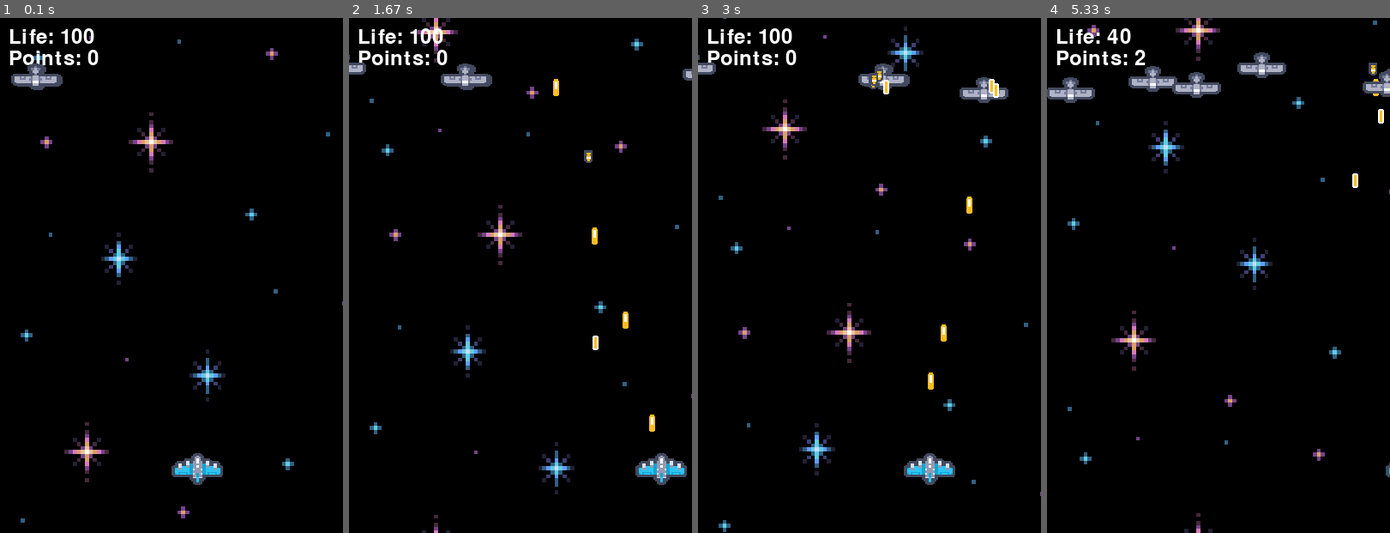
Above: before the commit, frames 1-4 (left to right).
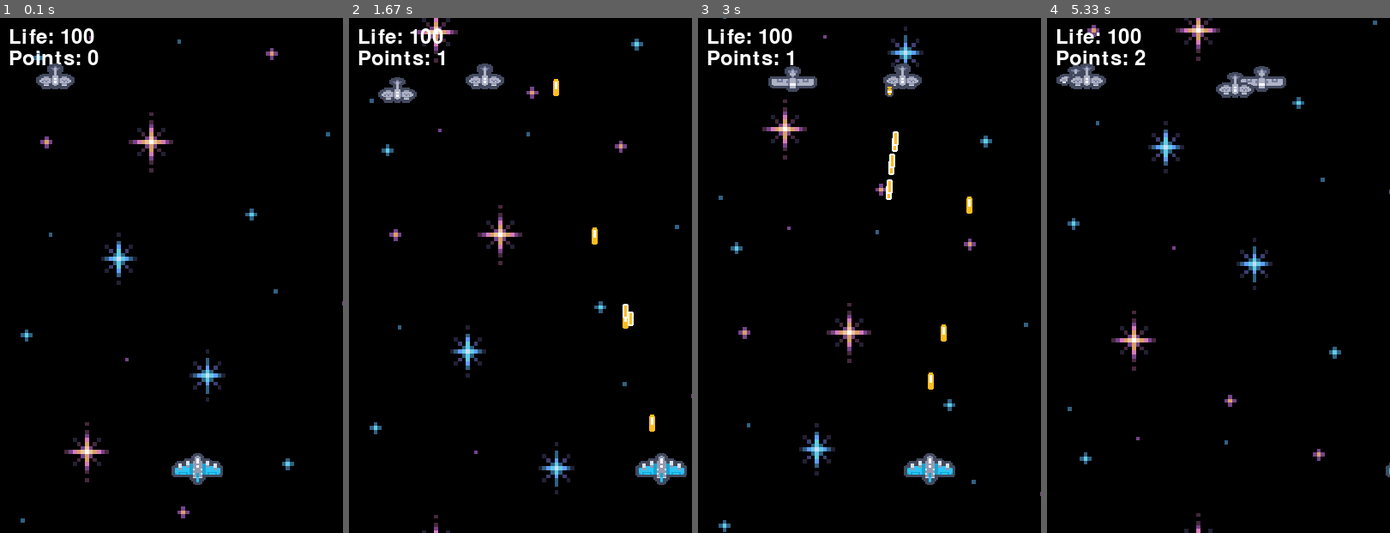
Above: after the commit, the same moments.

Repository: Luisero/air_plane_pygame_example
Game: pygame game, started from main.py
Two runs of this game, one before a commit and one after it. Both use one fixed random seed, a clock stepped at 60 frames per second and the inputs below.
Inputs:
- Up to frame 1 (0.1 s): no input
- Up to frame 2 (1.67 s): tap Space at 0.33, 0.73, 1.03, 1.23, 1.53 s; hold D 0.67-1.13 s; hold D 1.17-1.63 s
- Up to frame 3 (3 s): hold A 1.67-2.2 s; tap Space at 1.73, 2.03, 2.3, 2.6, 2.73 s; hold A 2.23-2.63 s; hold D from 2.67 s (still down)
- Up to frame 4 (5.33 s): tap Space at 3.03, 3.4, 3.7, 3.9, 4.2, 4.4, 4.7, 4.9, 5.2 s; release D at 3.3 s; hold A 3.33-3.8 s; hold D 3.83-4.3 s; hold D 4.33-4.8 s; hold A from 4.83 s (still down)

The runs differ from the first frame. In frame 1, 0.6% of the frame differs, in the area x 3-22%, y 8-14%; in frame 2, 1.4%; in frame 3, 1.9%; in frame 4, 3.2%, in the area x 0-100%, y 2-33%.

Commit message:
FEAT: Different planes

Diff:
--- a/Entities/Bullet.py
+++ b/Entities/Bullet.py
@@ -16,12 +16,11 @@
         self.is_bomb = is_bomb
         if self.is_bomb:
             self.velocity_x = velocity_x *.2
+            self.sound_path = 'Assets/Sound/bomb1.mp3'
         else:
             self.velocity_x = velocity_x *.1
-        if self.is_bomb:
-            self.sound_path = 'Assets/Sound/bomb1.mp3'
-        else:
             self.sound_path = 'Assets/Sound/shoot.wav'
+
         if type(sound_path) == None:
             self.sound_path = sound_path
         self.fire_sound(self.sound_path)
--- a/Entities/Enemies/Enemy.py
+++ b/Entities/Enemies/Enemy.py
@@ -62,10 +62,14 @@
 
     def check_fire(self):
         interval = random.randint(60,100)
-        decide_fire = [True, False]
+        decide_fire = [True, False, False]
 
-
-        if self.can_fire and len(self.bullets) <random.randint(1,2):
+        max_fires= 2
+        min_fires = 1
+        if 'enemy3' in self.sprite_list[0]:
+            max_fires = 5
+            min_fires = 3
+        if self.can_fire and len(self.bullets) <random.randint(min_fires,max_fires):
             if self.context.player.position_dic['x'] - interval <= self.position_dic['x'] <= self.context.player.position_dic['x'] + interval:
                 if random.choice(decide_fire):
                     self.shoot()
@@ -74,7 +78,16 @@
         if not self.context.player.position_dic['x'] - interval <= self.position_dic['x'] <= self.context.player.position_dic['x'] + interval:
             self.can_fire = True
     def shoot(self):
-        is_bomb = [True, False]
+        is_bomb = [True, False, False, False]
+        if 'enemy2' in self.sprite_list[0]:
+            is_bomb.append(True)
+            is_bomb.append(True)
+            is_bomb.append(True)
+            is_bomb.append(True)
+        elif 'enemy3' in self.sprite_list[0]:
+            del is_bomb[0]
+
+
         is_bomb = random.choice(is_bomb)
         acceleration_y = .1
         velocity_y = 5
@@ -96,7 +109,7 @@
         self.remove_bullet()
     def is_in_corners(self):
         if self.can_turn:
-            if (self.position_dic['x'] < self.enemy_size[0]/2) or (self.position_dic['x'] > self.context.WINDOW_WIDTH - self.enemy_size[0] * 3):
+            if (self.position_dic['x'] < self.enemy_size[0]/(random.uniform(1, 2))) or (self.position_dic['x'] > self.context.WINDOW_WIDTH - self.enemy_size[0] * 3):
                 self.can_turn = not self.can_turn
                 from time import sleep
                 #print(f'Can turn: {self.can_turn} Left: {self.is_going_left} Right: {self.is_going_right}')
--- a/Entities/player.py
+++ b/Entities/player.py
@@ -101,7 +101,9 @@
 
                 overlap = self.mask_collider.overlap(bullet.get_mask_collider(), offset)
                 if overlap:
-                    Bullet.damage = 20
+                    Bullet.damage = 10
+                    if bullet.is_bomb:
+                        Bullet.damage = 20
                     self.life -= Bullet.damage
                     bullet.remove(self.context, enemie_bullet=True)
                     sound = pg.mixer.Sound('Assets/Sound/damage.mp3')
--- a/main.py
+++ b/main.py
@@ -39,10 +39,10 @@
         self.time_last_reload = 0
 
         self.enemies = [
-            Enemy(context=self,life=100, position_dic={'x': self.WINDOW_WIDTH, 'y':30}, enemy_size = (60,50), \
-                  sprite_list=['Assets/basic_enemy.png'],bullet_sprite='Assets/bullet.png',\
-                  acceleration_increaser=0.1, max_velocity={'x':.2,'y':0})
+
         ]
+        self.add_enemy()
+        self.add_enemy()
 
         self.sky_images =[]
 
@@ -119,8 +119,8 @@
         random_positions = [self.WINDOW_WIDTH, -30]
         position = random.choice(random_positions)
         self.enemies.append(
-            Enemy(context=self, life=100, position_dic={'x': position+randint(-50,50), 'y': randint(30,60)}, enemy_size=(60, 50), \
-                  sprite_list=['Assets/basic_enemy.png'], bullet_sprite='Assets/bullet.png', \
+            Enemy(context=self, life=100, position_dic={'x': position+randint(50,60), 'y': randint(30,60)}, enemy_size=(60, 50), \
+                  sprite_list=[f'Assets/Basic_enemies/basic_enemy{randint(0,3)}.png'], bullet_sprite='Assets/bullet.png', \
                   acceleration_increaser=0.1, max_velocity={'x': .2, 'y': 0})
         )
     def run(self):
@@ -142,7 +142,7 @@
             print(f'\tAcceleration: {self.enemies[0].acceleration["x"]}')
             print(f'\tVelocity: {self.enemies[0].acceleration["x"]}')'''
 
-            if (self.time % 1000) == 0:
+            if (self.time % 2000) == 0:
                 self.add_enemy()
 
             #print(self.enemies[0].position_dic['x'])
Renamed: Assets/basic_enemy.png -> Assets/Basic_enemies/basic_enemy0.png
Binary file added: Assets/Basic_enemies/basic_enemy1.png
Binary file added: Assets/Basic_enemies/basic_enemy2.png
Binary file added: Assets/Basic_enemies/basic_enemy3.png
